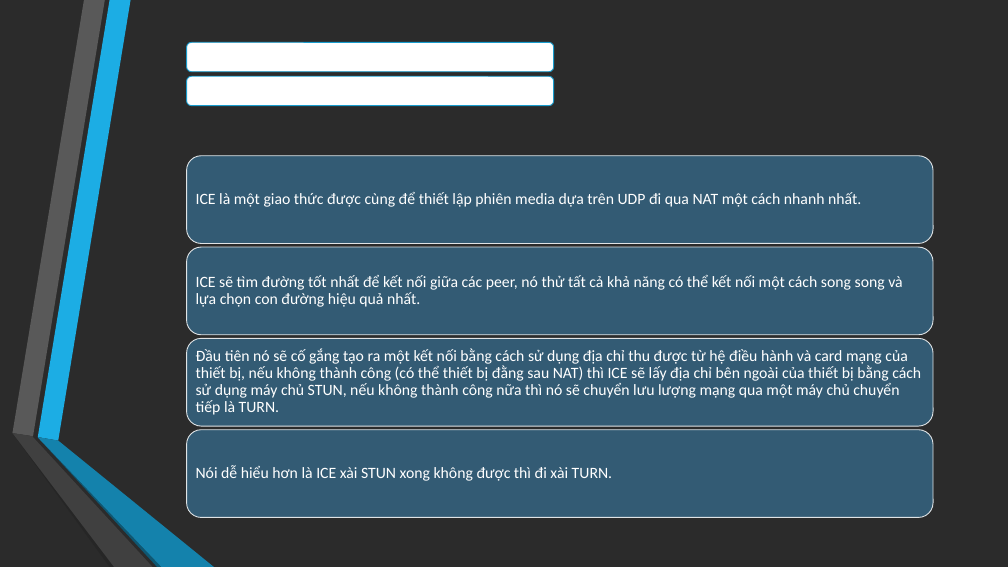
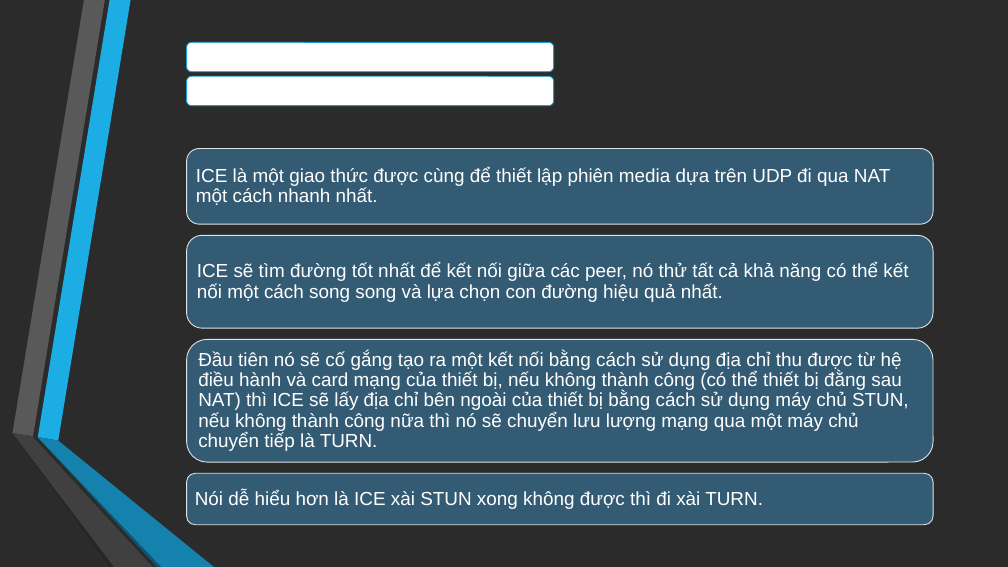
Before and after one commit to ducthangwru/MeReal, a slide deck: slide 11 of report/Slide_DoAnTotNghiep.pptx. Drawn at 1008x567 pixels with LibreOffice and Linux fonts; fonts in the diff are those of the drawing; background and template pictures are left out; a plain dark background stands for a picture behind light text. Boxes give left, top, right and bottom in pixels: in the first picture for what was removed or moved away, otherwise in the second. Text is boxed around its words. In the diff, an @@ line names an element or a change of style, - is before the commit and + after.

```diff
--- a/report/Slide_DoAnTotNghiep.pptx
+++ b/report/Slide_DoAnTotNghiep.pptx
@@ rounded rectangle: place and size @@
-rounded rectangle at (187, 156, 933, 243)
+rounded rectangle at (187, 148, 933, 224)
@@ text "ICE là một giao thức ...": place and size @@
-text "ICE là một giao thức ..." at (219, 192, 861, 207)
+text "ICE là một giao thức ..." at (196, 167, 890, 205)
@@ rounded rectangle: place and size @@
-rounded rectangle at (187, 247, 933, 335)
+rounded rectangle at (187, 235, 933, 328)
@@ text "ICE sẽ tìm đường tốt ...": place and size @@
-text "ICE sẽ tìm đường tốt ..." at (196, 275, 902, 307)
+text "ICE sẽ tìm đường tốt ..." at (197, 263, 908, 302)
@@ rounded rectangle: place and size @@
-rounded rectangle at (187, 339, 933, 426)
+rounded rectangle at (187, 340, 933, 462)
@@ rounded rectangle: place and size @@
-rounded rectangle at (187, 430, 933, 517)
+rounded rectangle at (187, 473, 933, 525)
@@ size 15 to 18 pt, font Calibri to Arial; more space between paragraphs in 4 elements at (197, 263, 908, 302), (196, 167, 890, 205), (198, 351, 909, 451), (195, 490, 763, 509) @@
@@ text "Nói dễ hiểu hơn là ...": place and size @@
-text "Nói dễ hiểu hơn là ..." at (196, 465, 612, 481)
+text "Nói dễ hiểu hơn là ..." at (195, 490, 763, 509)
```
Also in this commit, not shown: 10 other slides changed, 2 slides added, 1 slide removed.
